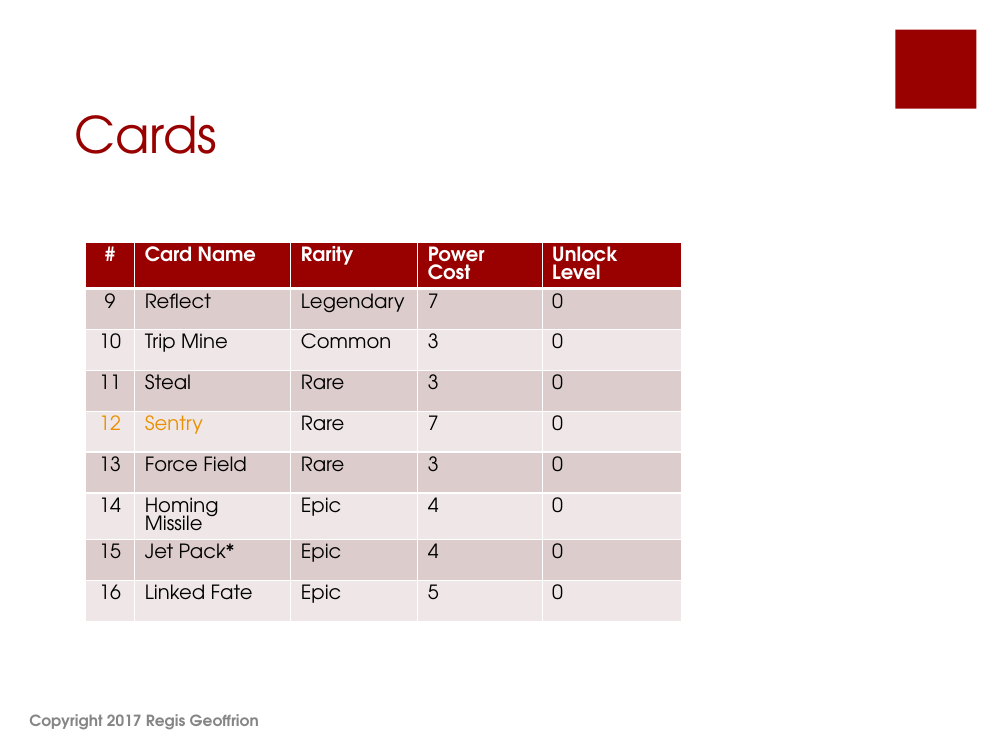
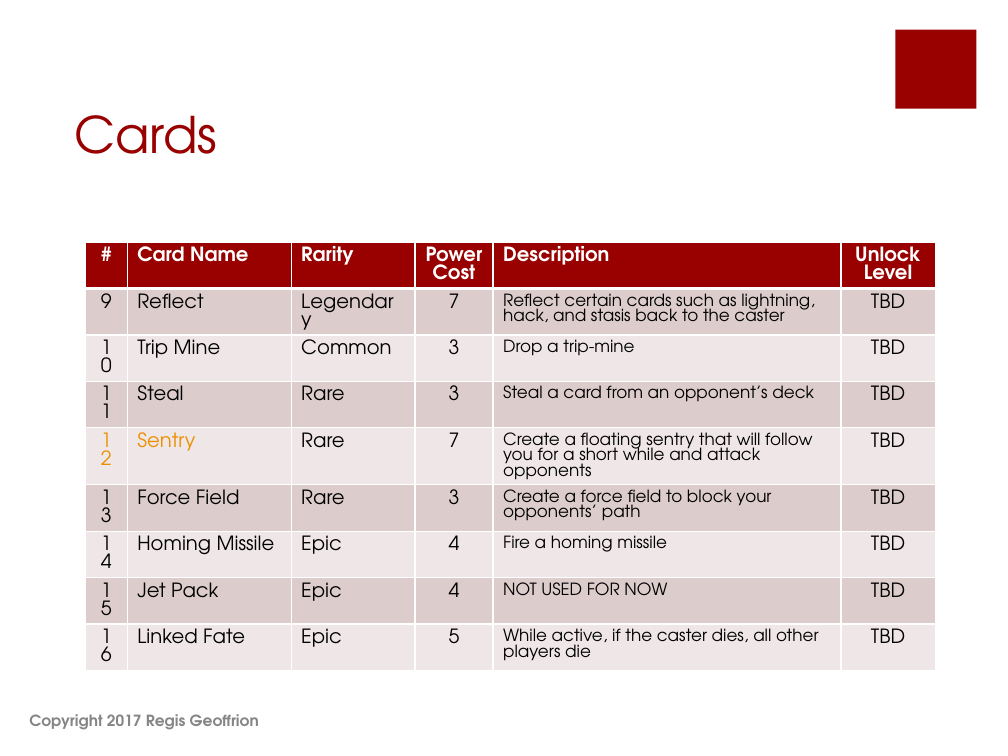
Before and after one commit to shahbazGamedev/Hero-s-Run, a slide deck: slide 38 of Documents/Earth Alone.pptx (slide 37 before the commit). Drawn at 1008x756 pixels with LibreOffice and Linux fonts; fonts in the diff are those of the drawing. Boxes give left, top, right and bottom in pixels: in the first picture for what was removed or moved away, otherwise in the second. Text is boxed around its words. In the diff, an @@ line names an element or a change of style, - is before the commit and + after.

```diff
--- a/Documents/Earth Alone.pptx
+++ b/Documents/Earth Alone.pptx
@@ table at (86,242,936,684) @@
-column 2, row 8: Jet Pack*
+column 2, row 8: Jet Pack
-column 4: Power Cost | 7 | 3 | 3 | 7 | 3 | 4 | 4 | 5
-column 5: Unlock Level | 0 | 0 | 0 | 0 | 0 | 0 | 0 | 0
+column 4: Power / Cost | 7 | 3 | 3 | 7 | 3 | 4 | 4 | 5
+column 5: Description | Reflect certain cards such as lightning, hack, and stasis back to the caster | Drop a trip-mine | Steal a card from an opponent’s deck | Create a floating sentry that will follow you for a short while and attack opponents | Create a force field to block your opponents’ path | Fire a homing missile | NOT USED FOR NOW | While active, if the caster dies, all other players die
+column 6: Unlock Level | TBD | TBD | TBD | TBD | TBD | TBD | TBD | TBD
@@ table: place and size @@
-table at (86,242,681,642)
+table at (86,242,936,684)
```
Also in this commit, not shown: 13 other slides changed, 1 slide added.
